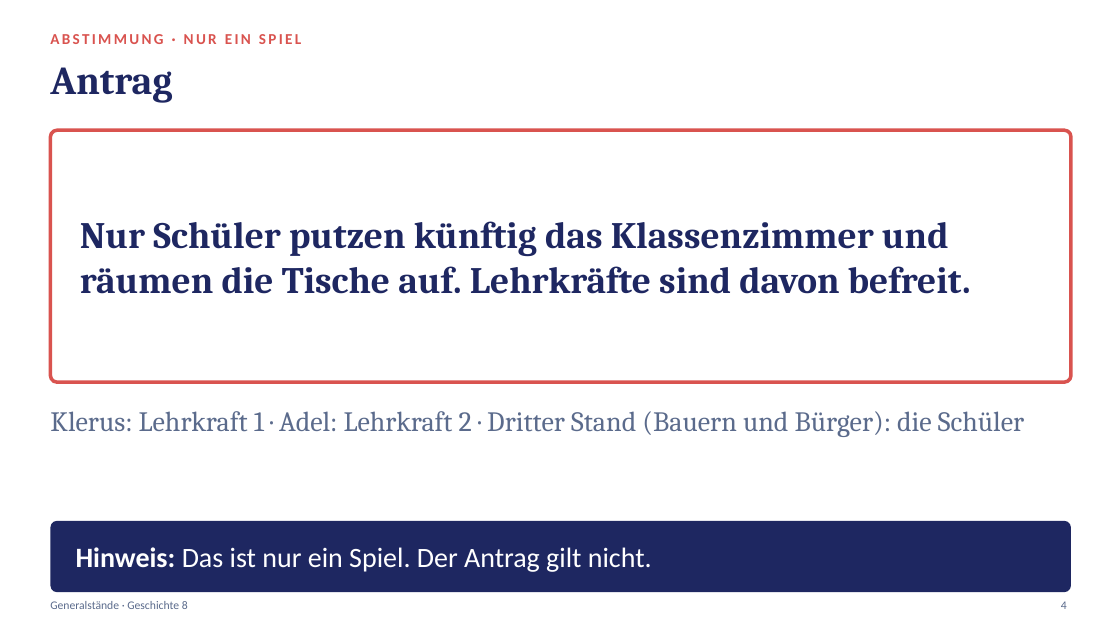
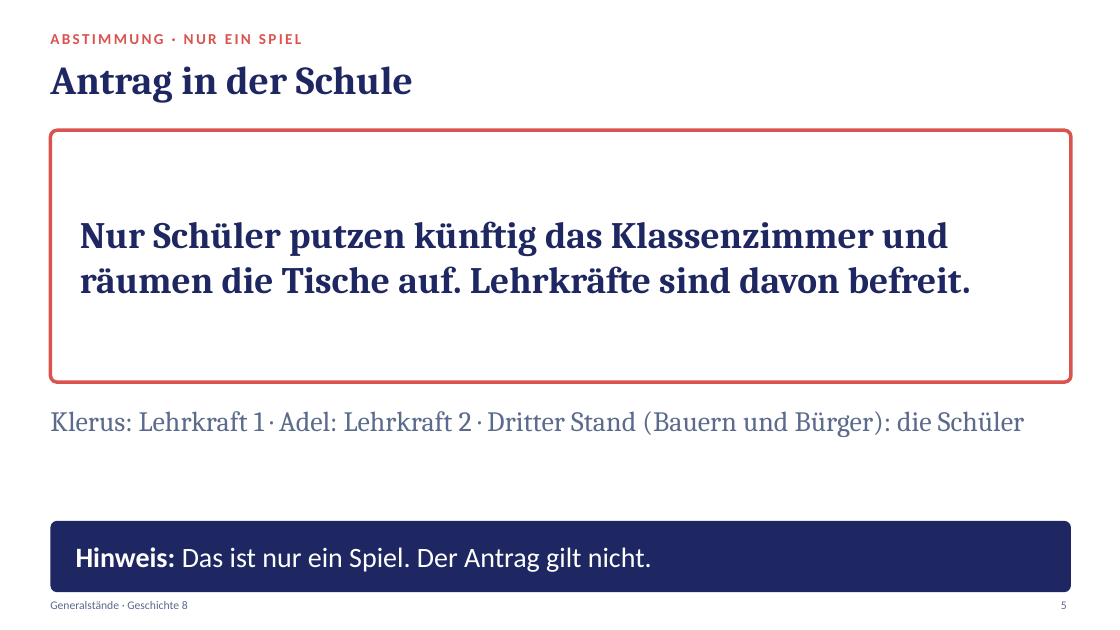
Before and after one commit to golzkonstantin-gif/Schule, a slide deck: slide 4 of Geschichte_8/Generalstaende_Stunde1/Praesentation_Generalstaende_Stunde1.pptx (slide 3 before the commit). Drawn at 1120x630 pixels with LibreOffice and Linux fonts; fonts in the diff are those of the drawing. Boxes give left, top, right and bottom in pixels: in the first picture for what was removed or moved away, otherwise in the second. Text is boxed around its words. In the diff, an @@ line names an element or a change of style, - is before the commit and + after.

```diff
--- a/Geschichte_8/Generalstaende_Stunde1/Praesentation_Generalstaende_Stunde1.pptx
+++ b/Geschichte_8/Generalstaende_Stunde1/Praesentation_Generalstaende_Stunde1.pptx
@@ text at box(50, 66, 413, 103): text changed @@
-Antrag
+Antrag in der Schule
@@ text at box(1061, 601, 1067, 609): text changed @@
-4
+5
```
Also in this commit, not shown: 2 other slides changed, 1 slide added, 6 other files.
